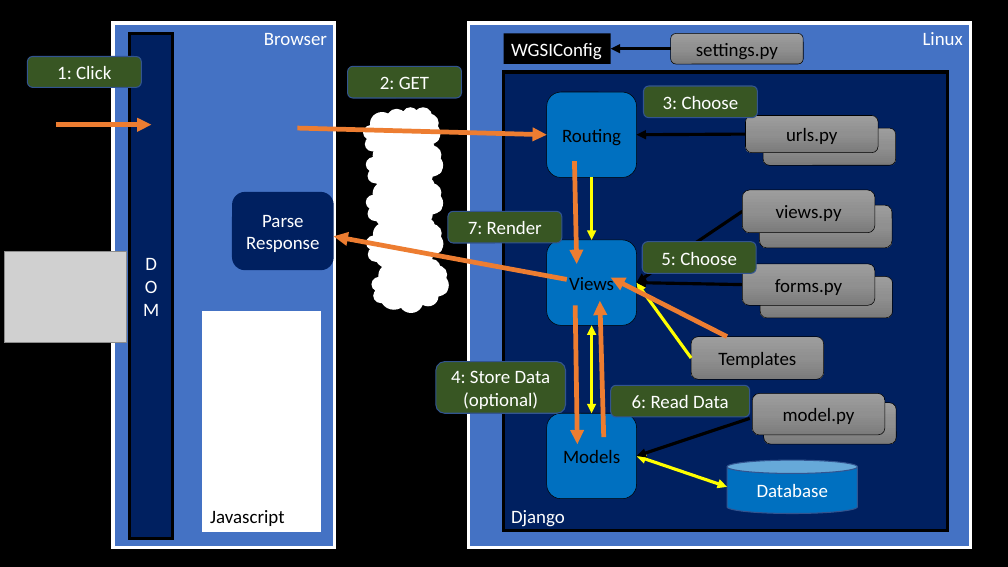
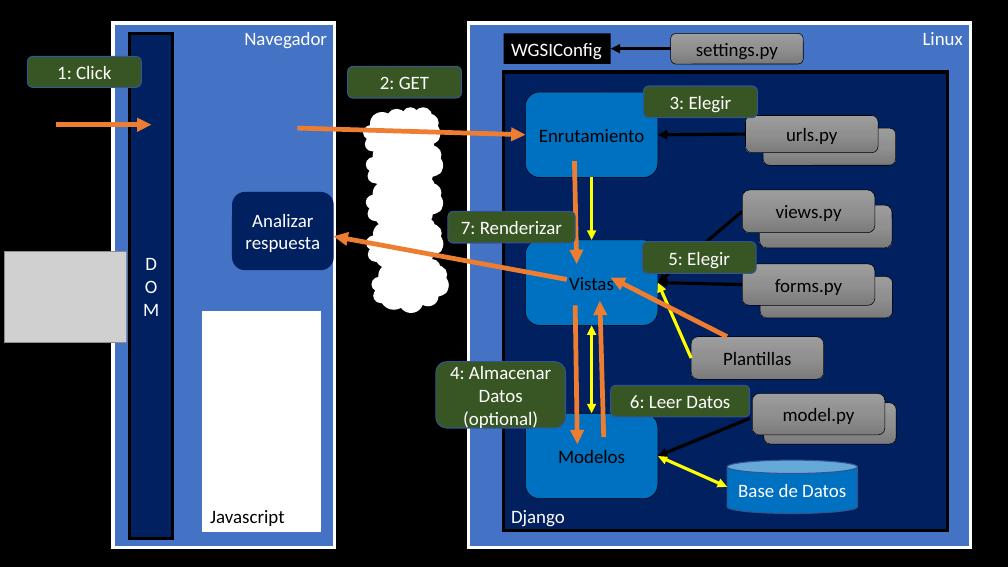
Before and after one commit to juancarlosvb78/dj4e, a slide deck: slide 8 of lectures/DJ-01-Hosting.pptx. Drawn at 1008x567 pixels with LibreOffice and Linux fonts; fonts in the diff are those of the drawing; grey boxes stand for pictures. Boxes give left, top, right and bottom in pixels: in the first picture for what was removed or moved away, otherwise in the second. Text is boxed around its words. In the diff, an @@ line names an element or a change of style, - is before the commit and + after.

```diff
--- a/lectures/DJ-01-Hosting.pptx
+++ b/lectures/DJ-01-Hosting.pptx
@@ text in rectangle at bbox=[244, 32, 327, 48]: text changed @@
-Browser
+Navegador
@@ rounded rectangle "Enrutamiento": place and size @@
-rounded rectangle "Enrutamiento" at bbox=[547, 92, 637, 178]
+rounded rectangle "Enrutamiento" at bbox=[526, 92, 658, 178]
@@ text in rounded rectangle at bbox=[670, 96, 732, 113]: text changed @@
-3: Choose
+3: Elegir
@@ arrow moved from (297, 128) - (547, 135) to (297, 128) - (526, 135) @@
@@ text in rounded rectangle at bbox=[539, 129, 644, 142]: text changed @@
-Routing
+Enrutamiento
@@ arrow moved from (746, 134) - (637, 135) to (746, 134) - (658, 135) @@
@@ text in rounded rectangle at bbox=[245, 214, 320, 252]: text changed @@
-Parse
-Response
+Analizar respuesta
@@ rounded rectangle "7: Renderizar": place and size @@
-rounded rectangle "7: Renderizar" at bbox=[448, 212, 562, 243]
+rounded rectangle "7: Renderizar" at bbox=[448, 212, 575, 243]
@@ text in rounded rectangle at bbox=[461, 221, 562, 234]: text changed @@
-7: Render
+7: Renderizar
@@ arrow moved from (743, 212) - (637, 283) to (743, 212) - (658, 283) @@
@@ rounded rectangle "Vistas": place and size @@
-rounded rectangle "Vistas" at bbox=[547, 240, 637, 325]
+rounded rectangle "Vistas" at bbox=[526, 240, 658, 325]
@@ text in rounded rectangle at bbox=[668, 252, 730, 269]: text changed @@
-5: Choose
+5: Elegir
@@ text in rounded rectangle at bbox=[569, 277, 614, 290]: text changed @@
-Views
+Vistas
@@ arrow moved from (691, 358) - (637, 283) to (691, 358) - (658, 283) @@
@@ arrow moved from (743, 284) - (637, 283) to (743, 284) - (658, 283) @@
@@ text in rounded rectangle at bbox=[723, 352, 791, 365]: text changed @@
-Templates
+Plantillas
@@ rounded rectangle "4: Almacenar Datos (optional)": place and size @@
-rounded rectangle "4: Almacenar Datos (optional)" at bbox=[436, 361, 566, 413]
+rounded rectangle "4: Almacenar Datos (optional)" at bbox=[436, 361, 566, 428]
@@ text in rounded rectangle at bbox=[450, 366, 551, 430]: text changed @@
-4: Store Data (optional)
+4: Almacenar Datos (optional)
@@ rounded rectangle "Modelos": place and size @@
-rounded rectangle "Modelos" at bbox=[547, 414, 637, 499]
+rounded rectangle "Modelos" at bbox=[526, 414, 658, 499]
@@ text in rounded rectangle at bbox=[630, 395, 730, 408]: text changed @@
-6: Read Data
+6: Leer Datos
@@ arrow moved from (750, 418) - (637, 456) to (750, 418) - (658, 456) @@
@@ text in rounded rectangle at bbox=[558, 450, 625, 463]: text changed @@
-Models
+Modelos
@@ double arrow moved from (727, 487) - (637, 456) to (727, 487) - (658, 456) @@
@@ text in cylinder at bbox=[738, 484, 846, 497]: text changed @@
-Database
+Base de Datos
```
Also in this commit, not shown: 13 other slides changed.
